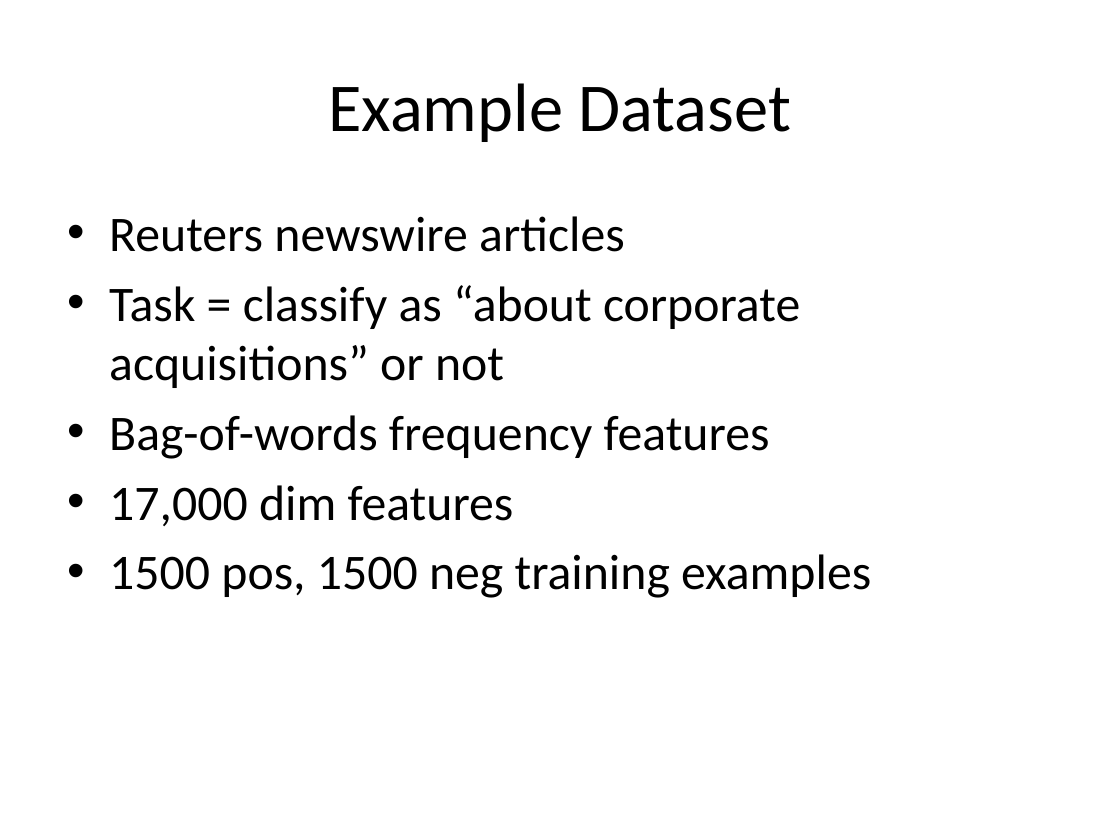
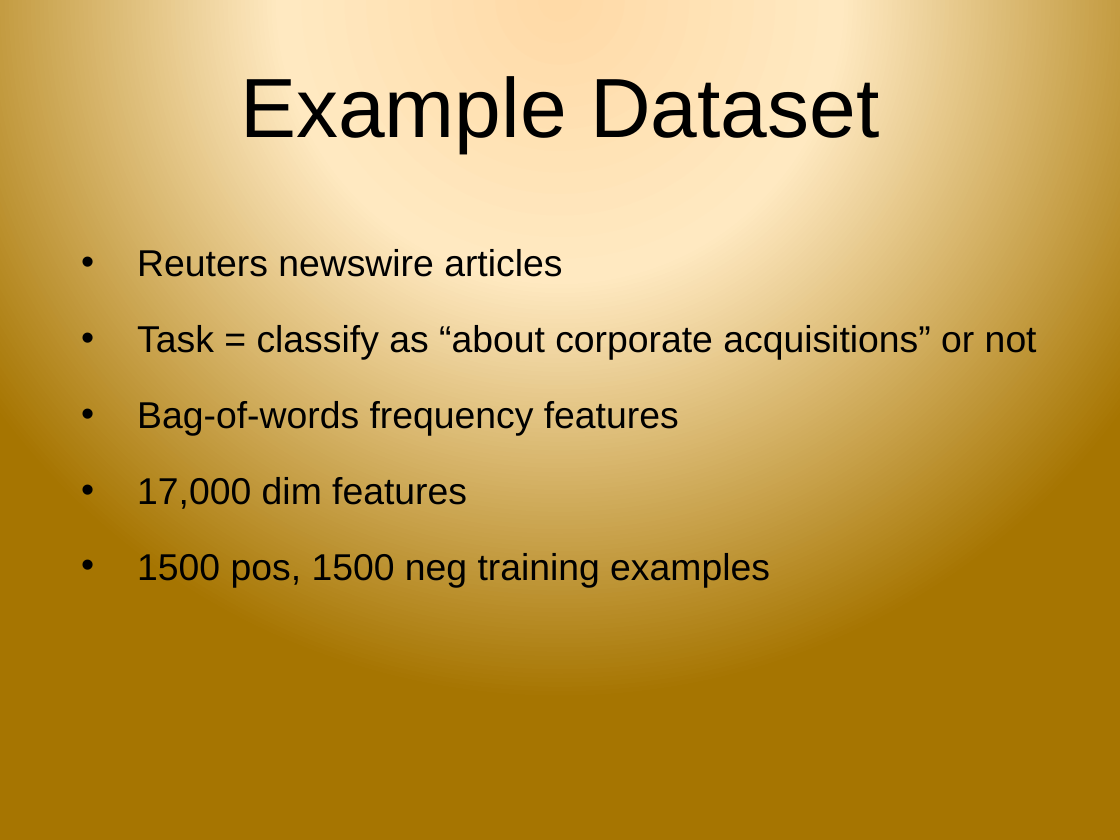
Before and after one commit to samanz/High-Dimensional-Classification, a slide deck: slide 4 of progressReport.pptx (slide 5 before the commit). Drawn at 1120x840 pixels with LibreOffice and Linux fonts; fonts in the diff are those of the drawing; background and template pictures are left out. Boxes give left, top, right and bottom in pixels: in the first picture for what was removed or moved away, otherwise in the second. Text is boxed around its words. In the diff, an @@ line names an element or a change of style, - is before the commit and + after.

```diff
--- a/progressReport.pptx
+++ b/progressReport.pptx
@@ background #FFFFFF to picture (left out) @@
@@ title "Example Dataset": place and size @@
-title "Example Dataset" at [328,83,791,142]
+title "Example Dataset" at [240,76,879,152]
@@ title "Example Dataset" at [240,76,879,152]: size 44 to 54 pt, font Calibri to Arial @@
@@ text "Reuters newswire articles": place and size @@
-text "Reuters newswire articles" at [109,216,871,598]
+text "Reuters newswire articles" at [137,249,1037,587]
@@ text "Reuters newswire articles" at [137,249,1037,587]: size 32 to 24 pt, font Calibri to Arial; indent changed; more space between paragraphs @@
```
Also in this commit, not shown: 6 other slides changed, 14 slides added, 7 slides removed.
